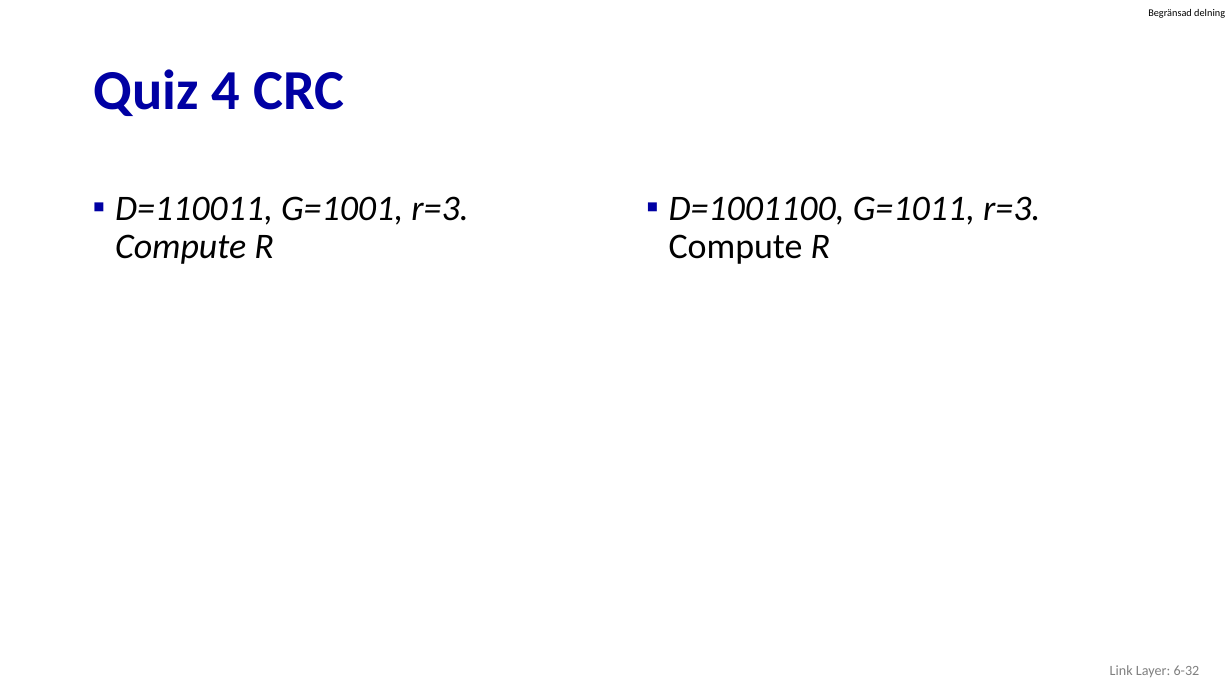
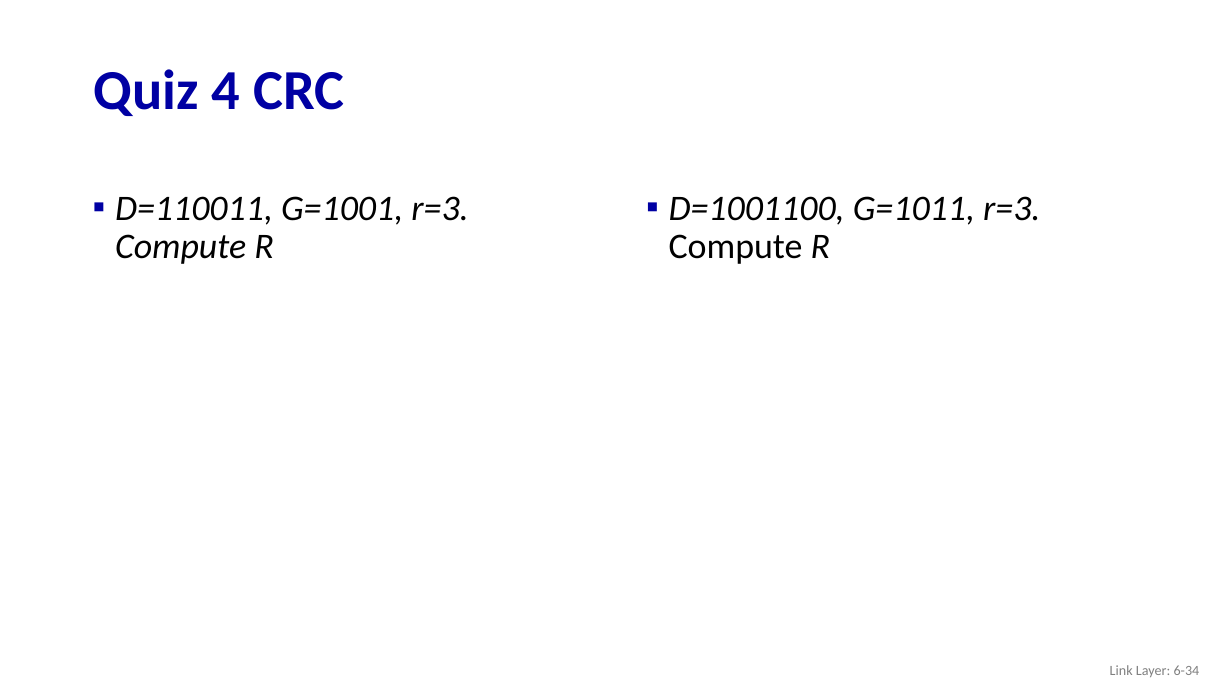
Before and after one commit to guhofstra/CSC175, a slide deck: slide 34 of PPTs/6.1 6.2 Introduction Error-Detection and -Correction Techniques.pptx (slide 32 before the commit). Drawn at 1232x693 pixels with LibreOffice and Linux fonts; fonts in the diff are those of the drawing. Boxes give left, top, right and bottom in pixels: in the first picture for what was removed or moved away, otherwise in the second. Text is boxed around its words. In the diff, an @@ line names an element or a change of style, - is before the commit and + after.

```diff
--- a/PPTs/6.1 6.2 Introduction Error-Detection and -Correction Techniques.pptx
+++ b/PPTs/6.1 6.2 Introduction Error-Detection and -Correction Techniques.pptx
@@ text removed at <box>1148,9,1225,18</box> @@
-Begränsad delning
@@ text at <box>1110,665,1200,677</box>: text changed @@
-Link Layer: 6-32
+Link Layer: 6-34
```
Also in this commit, not shown: 31 other slides changed, 2 slides added, 23 other files.
